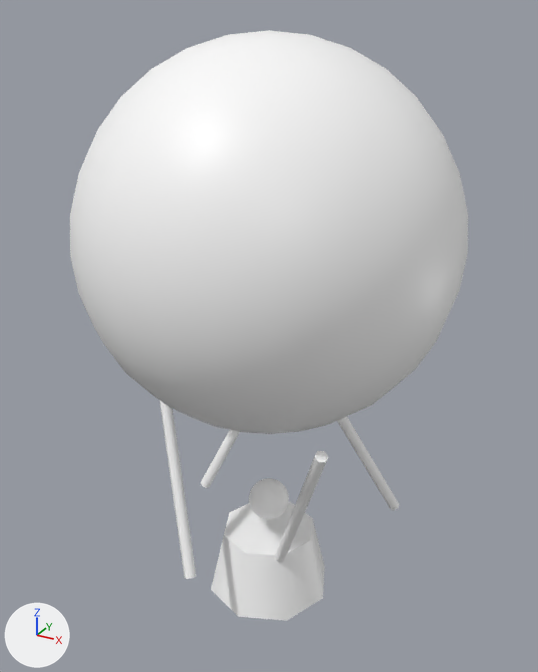
One commit to the glTF model public/assets/models/vehicles/balloon_aero.glb: the scene before it, then after it.
Camera for both pictures: a camera (50 mm lens) standing at (1.33, -2.43, 2.63) and looking at (-0.01, 0.02, 1.41). Lighting does not change. The marker at lower left points along +X, +Y and +Z. The older version comes first. Where no turn or scale is listed for an object, it has been applied to the vertices.

Objects in the first picture: 'balloon_basket', 'balloon_burner', 'balloon_envelope', 'balloon_rope_a', 'balloon_rope_b', 'balloon_rope_c' and 1 more.
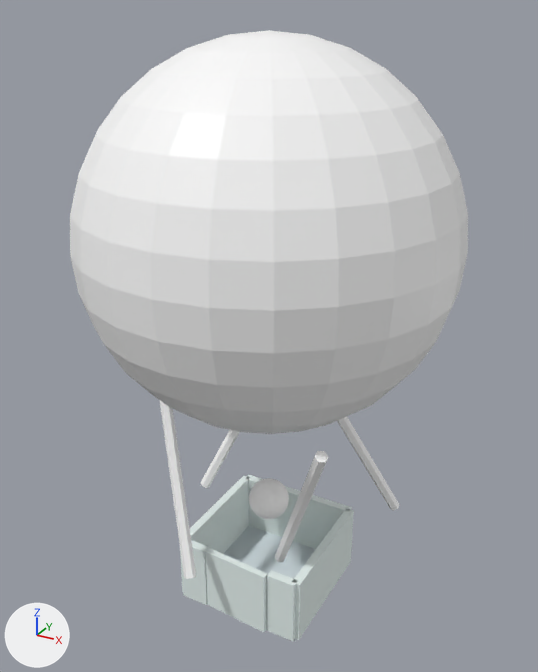
Where the newer file only moved an object's origin or applied its transform, the numbers keep the older frame.

The change, as a list of edits to the scene's bpy script:
```text
Add mat_aero_basket:
    mat_aero_basket = principled_material('aero_basket')
    mat_aero_basket.base_color = (0.804, 0.902, 0.882)  # white #e8f4f1
    mat_aero_basket.roughness = 0.63
Add mat_matte_walkable_floor:
    mat_matte_walkable_floor = principled_material('matte_walkable_floor')
    mat_matte_walkable_floor.base_color = (0.698, 0.792, 0.827)  # white #dae6eb
    mat_matte_walkable_floor.roughness = 0.71
Add me_geometry_14:
    me_geometry_14.from_pydata([(0.005, 0.014, 0.0), (0.003, -0.014, 0.0), (0.005, 0.014, 0.3), (0.003, -0.014, 0.3), (0.306, -0.007, 0.0), (0.304, -0.035, 0.0), (0.306, -0.007, 0.3), (0.304, -0.035, 0.3)], [], [(1, 3, 0), (4, 1, 0), (0, 3, 2), (2, 4, 0), (1, 7, 3), (5, 1, 4), (5, 7, 1), (3, 7, 2), (6, 4, 2), (2, 7, 6), (6, 5, 4), (7, 5, 6)])
    me_geometry_14.materials.append(mat_aero_basket)  # white #e8f4f1
Add me_geometry_13:
    me_geometry_13.from_pydata(...)  # a box spanning x 0.155..0.28, y -0.298..-0.262, z 0.18..0.48
    me_geometry_13.materials.append(mat_aero_basket)  # white #e8f4f1
Add me_geometry_12:
    me_geometry_12.from_pydata(...)  # a box spanning x -0.28..-0.155, y -0.298..-0.262, z 0.18..0.48
    me_geometry_12.materials.append(mat_aero_basket)  # white #e8f4f1
Add me_geometry_11:
    me_geometry_11.from_pydata(...)  # a box spanning x -0.28..0.28, y 0.262..0.298, z 0.18..0.48
    me_geometry_11.materials.append(mat_aero_basket)  # white #e8f4f1
Add me_geometry_10:
    me_geometry_10.from_pydata(...)  # a box spanning x 0.262..0.298, y -0.28..0.28, z 0.18..0.48
    me_geometry_10.materials.append(mat_aero_basket)  # white #e8f4f1
Add me_geometry_9:
    me_geometry_9.from_pydata(...)  # a box spanning x -0.298..-0.262, y -0.28..0.28, z 0.18..0.48
    me_geometry_9.materials.append(mat_aero_basket)  # white #e8f4f1
Add me_geometry_8:
    me_geometry_8.from_pydata(...)  # a box spanning x -0.28..0.28, y -0.28..0.28, z 0.162..0.198
    me_geometry_8.materials.append(mat_matte_walkable_floor)  # white #dae6eb
Remove ob_balloon_basket:
    ob_balloon_basket = bpy.data.objects.new('balloon_basket', me_mesh_3)
    ob_balloon_basket.location = (0.0, 0.0, 0.32)
Add ob_basket_gate:
    ob_basket_gate = bpy.data.objects.new('Basket_Gate', me_geometry_14)
    ob_basket_gate.location = (-0.155, -0.28, 0.18)
Add ob_basket_front_side_1:
    ob_basket_front_side_1 = bpy.data.objects.new('Basket_Front_Side_1', me_geometry_13)
    ob_basket_front_side_1.location = (0.0, 0.0, 0.0)
Add ob_basket_front_side__1:
    ob_basket_front_side__1 = bpy.data.objects.new('Basket_Front_Side_-1', me_geometry_12)
    ob_basket_front_side__1.location = (0.0, 0.0, 0.0)
Add ob_basket_back:
    ob_basket_back = bpy.data.objects.new('Basket_Back', me_geometry_11)
    ob_basket_back.location = (0.0, 0.0, 0.0)
Add ob_basket_wall_x_0_28:
    ob_basket_wall_x_0_28 = bpy.data.objects.new('Basket_Wall_X_0.28', me_geometry_10)
    ob_basket_wall_x_0_28.location = (0.0, 0.0, 0.0)
Add ob_basket_wall_x__0_28:
    ob_basket_wall_x__0_28 = bpy.data.objects.new('Basket_Wall_X_-0.28', me_geometry_9)
    ob_basket_wall_x__0_28.location = (0.0, 0.0, 0.0)
Add ob_basket_walkable_base:
    ob_basket_walkable_base = bpy.data.objects.new('Basket_Walkable_Base', me_geometry_8)
    ob_basket_walkable_base.location = (0.0, 0.0, 0.0)
```

Pixel boxes (x1, y1, x2, y2) of what changed, in the pictures (538 x 672 px):
'balloon_basket', deleted: before (211, 502, 325, 621)
'Basket_Wall_X_0.28', added: after (292, 508, 354, 640)
'Basket_Gate', added: after (205, 548, 268, 632)
'Basket_Wall_X_-0.28', added: after (180, 476, 250, 592)
'Basket_Back', added: after (247, 475, 352, 549)
'Basket_Walkable_Base', added: after (207, 526, 316, 641)
'Basket_Front_Side_1', added: after (267, 570, 298, 641)
'Basket_Front_Side_-1', added: after (181, 540, 209, 605)
